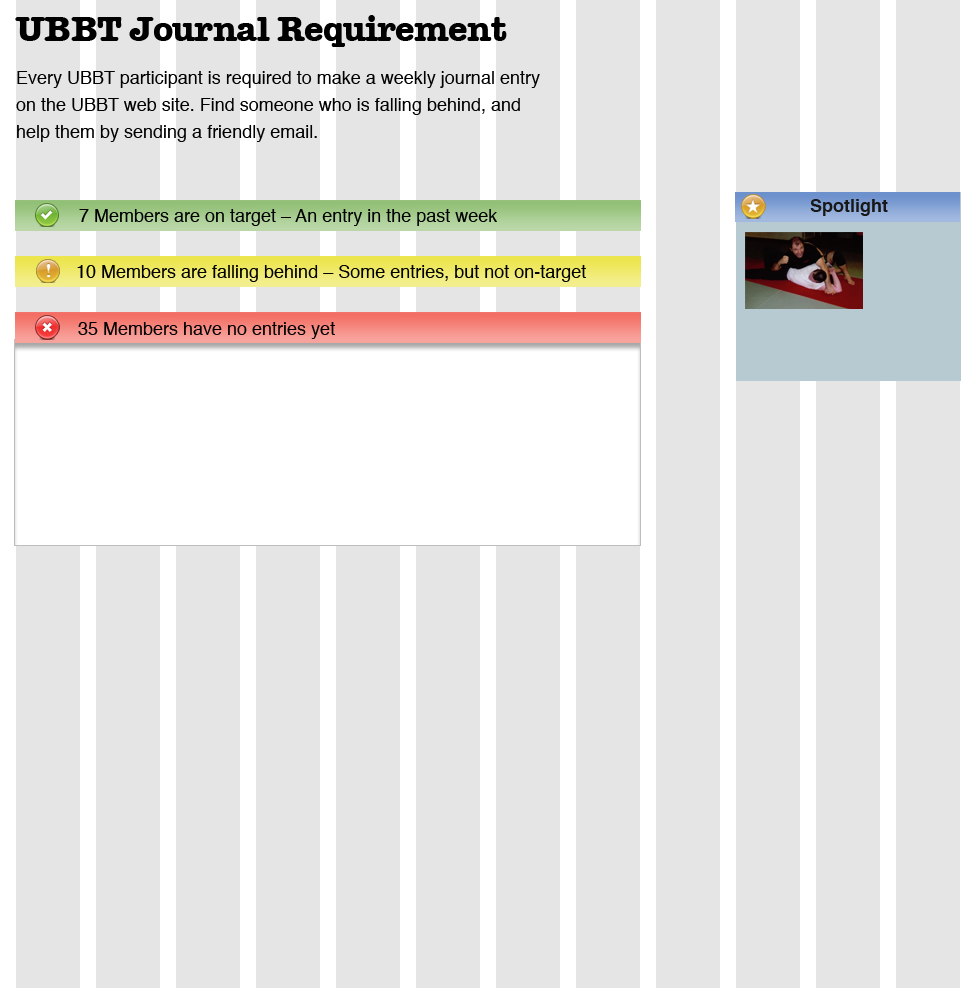
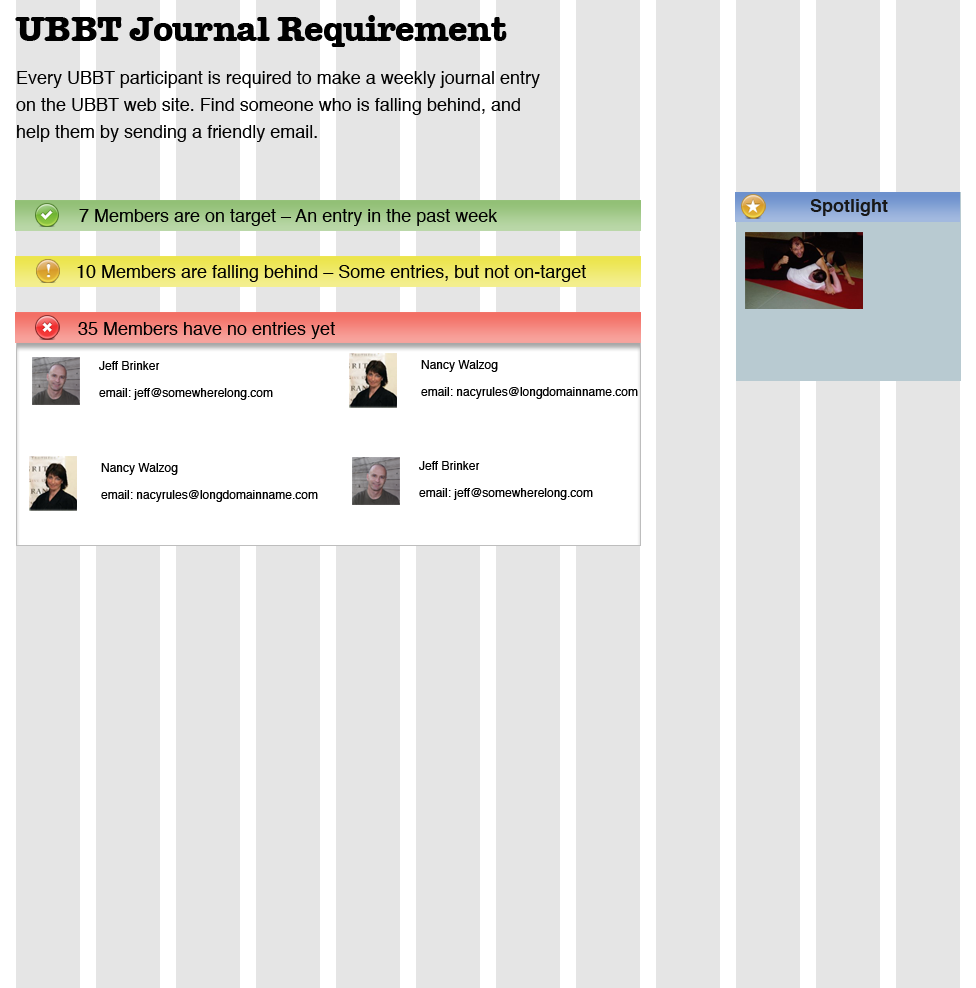
Layers edited between the first and the second (976, 988) image:
added group "Member Box" with 13 layers above "UBBT Journal Requirement" over (x1=16, y1=343, x2=638, y2=545)
added group "Jeff copy 2" with 2 layers in group "Member Box" over (x1=352, y1=457, x2=593, y2=505)
added layer "Jeff Brinker email: jeff@somewherelong.com copy" in group "Jeff copy 2" over (x1=419, y1=461, x2=593, y2=500)
added layer "Jeff copy" in group "Jeff copy 2" over (x1=352, y1=457, x2=400, y2=505)
added group "Jeff" (1st of 2, in "Member Box") with 2 layers in group "Member Box" over (x1=32, y1=357, x2=273, y2=405)
added layer "Jeff Brinker email: jeff@somewherelong.com" in group "Jeff" over (x1=99, y1=361, x2=273, y2=400)
added layer "Jeff" (2nd of 2, in "Member Box" › "Jeff") in group "Jeff" over (x1=32, y1=357, x2=80, y2=405)
added group "Nancy copy 2" with 2 layers in group "Member Box" over (x1=29, y1=456, x2=318, y2=511)
added layer "Nancy Walzog email: nacyrules@longdomainname.com copy" in group "Nancy copy 2" over (x1=101, y1=463, x2=318, y2=502)
added layer "Nancy copy" in group "Nancy copy 2" over (x1=29, y1=456, x2=77, y2=511)
added group "Nancy" (1st of 2, in "Member Box") with 2 layers in group "Member Box" over (x1=349, y1=353, x2=638, y2=408)
added layer "Nancy Walzog email: nacyrules@longdomainname.com" in group "Nancy" over (x1=421, y1=360, x2=638, y2=399)
added layer "Nancy" (2nd of 2, in "Member Box" › "Nancy") in group "Nancy" over (x1=349, y1=353, x2=397, y2=408)
moved "Color Fill 4" into group "Member Box", painted on it over (x1=14, y1=339, x2=638, y2=546)
